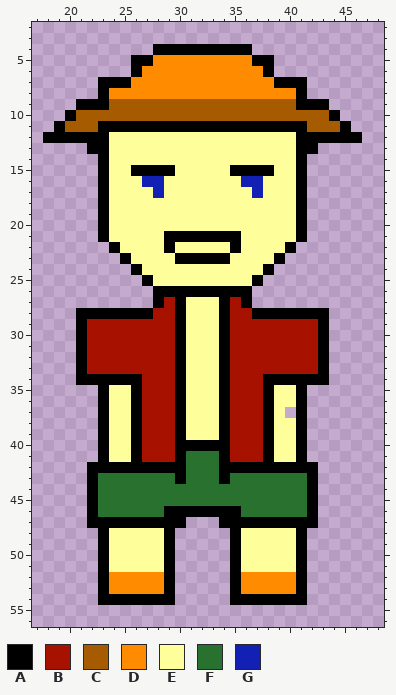
A pixel-art sprite gets an edit: Assets/Sprites/lab2-charGreen.png. Above: the version before the commit.
The file is 64x64 pixels. Shown: x 17..48, y 2..56.
Palette (. is transparent): A #000000  B #a71100  C #a75b00  D #ff8b00  E #feff9a  F #29712e  G #1221b4
Once edited:
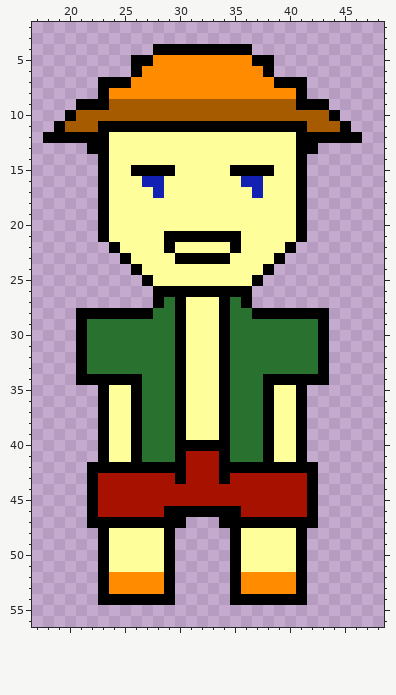
From old to new:
@@ palette @@
-B #a71100
+B #29712e
-F #29712e
+F #a71100
@@ x 38..42 @@
 36 AEEA.
-37 AE.A.
+37 AEEA.
 38 AEEA.
